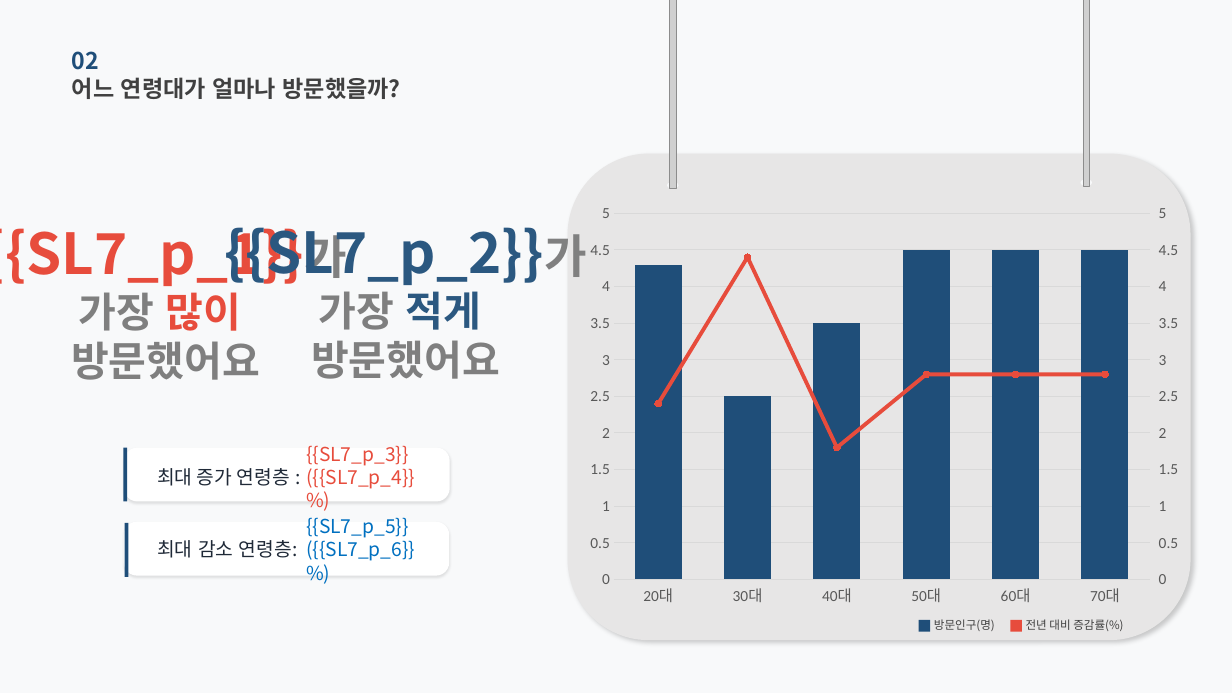
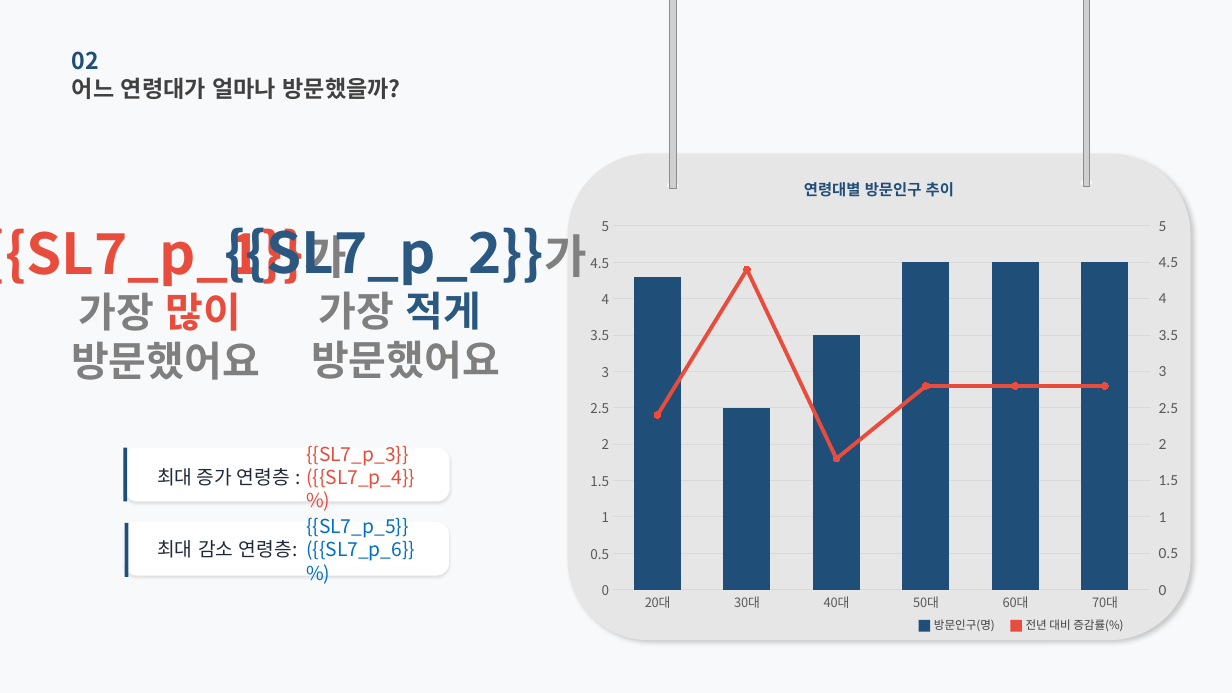
Before and after one commit to roddms/auto-report, a slide deck: slide 7 of template/master.pptx. Drawn at 1232x693 pixels with LibreOffice and Linux fonts; fonts in the diff are those of the drawing; grey boxes stand for pictures; background and template pictures are left out. Boxes give left, top, right and bottom in pixels: in the first picture for what was removed or moved away, otherwise in the second. Text is boxed around its words. In the diff, an @@ line names an element or a change of style, - is before the commit and + after.

```diff
--- a/template/master.pptx
+++ b/template/master.pptx
@@ column chart at (579, 208, 1191, 620) @@
@@ category axis changed @@
@@ value axis changed @@
@@ column chart: place and size @@
-column chart at (579, 196, 1191, 615)
+column chart at (579, 208, 1191, 620)
@@ text added at (804, 182, 954, 197), 12 pt, text #1F4E79, bold @@
+연령대별 방문인구 추이
```
Also in this commit, not shown: 11 other slides changed, 15 other files.
